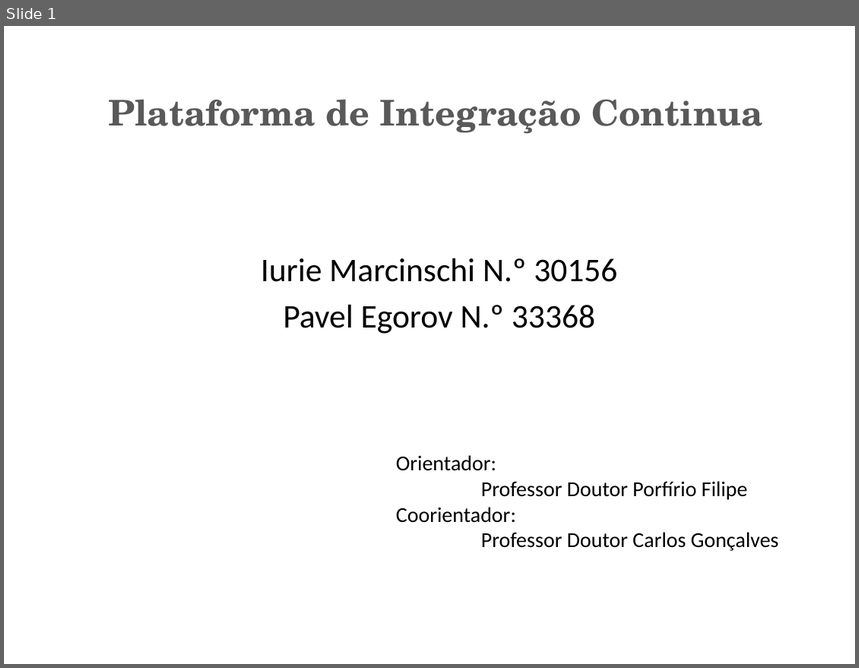
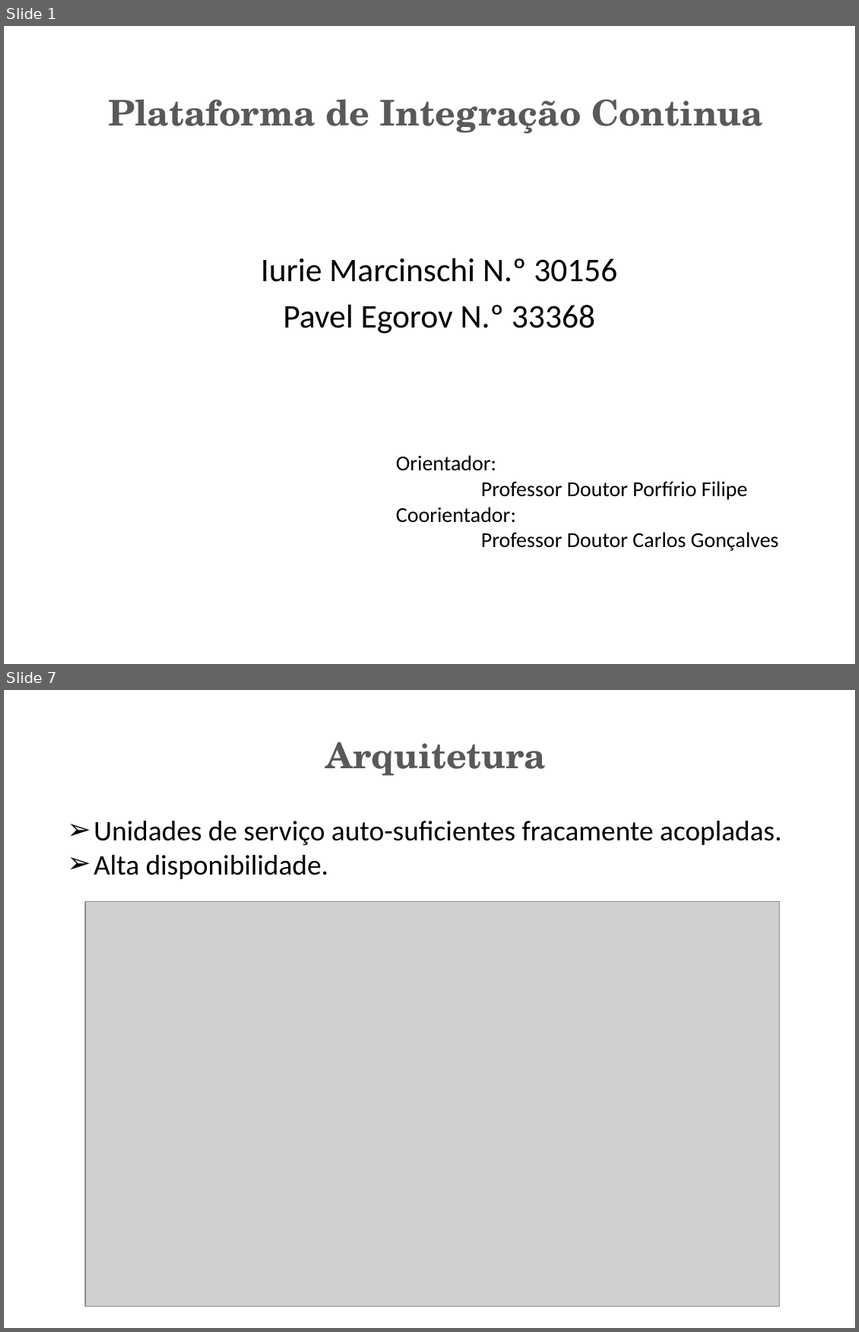
Before and after one commit to marcinschi-iuri/ciaasDocs, a slide deck: PCIS.pptx. Shown one above the other, each under a label of ours: slide 1 before the commit, slides 1 and 7 after it; the slides between them are not shown. The pictures are 859x668 and 859x1332 pixels, drawn with LibreOffice and Linux fonts; fonts in the diff are those of the drawing; grey boxes stand for pictures. Boxes give left, top, right and bottom in pixels: in the first picture for what was removed or moved away, otherwise in the second. Text is boxed around its words. In the diff, an @@ line names an element or a change of style, - is before the commit and + after.

```diff
--- a/PCIS.pptx
+++ b/PCIS.pptx
@@ slide 7 added at bbox=[4, 690, 855, 1328], background #FFFFFF @@
@@ title added at bbox=[326, 742, 546, 776], 30 pt, text #595959, bold @@
+Arquitetura
@@ text added at bbox=[94, 821, 782, 879], 24 pt, text #000000 @@
+➢ Unidades de serviço auto-suficientes fracamente acopladas.
+➢ Alta disponibilidade.
@@ picture added at bbox=[86, 902, 780, 1307] @@
```
Also in this commit, not shown: 5 slides changed, 7 other slides added, 1 slide removed.
